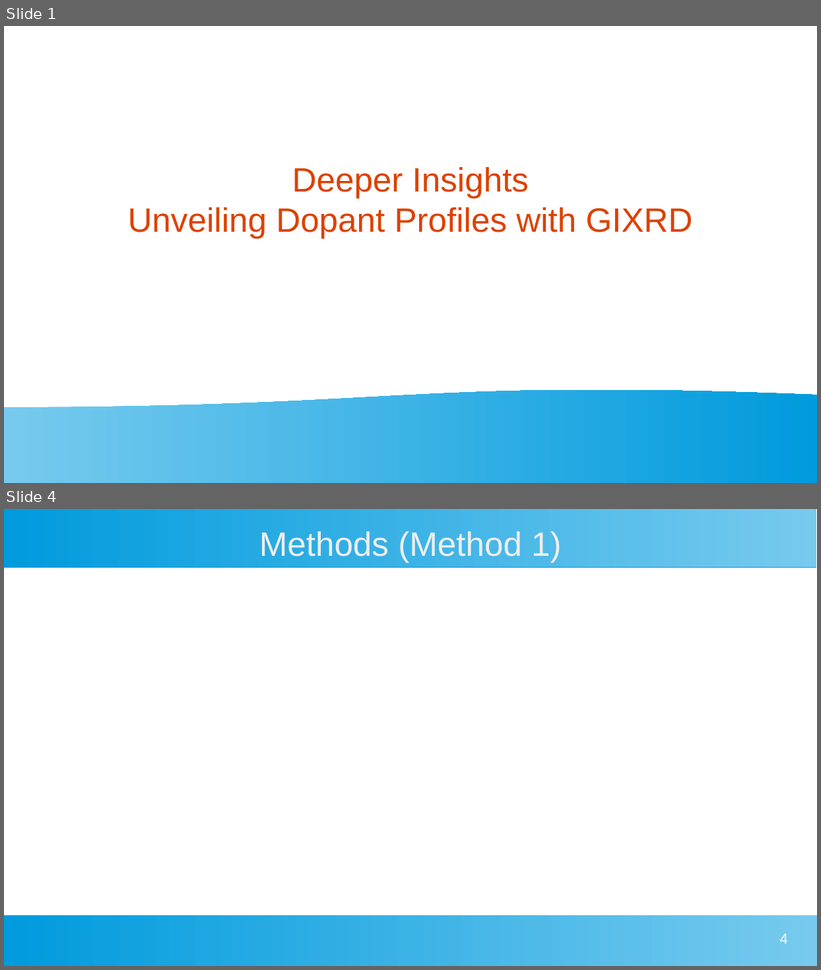
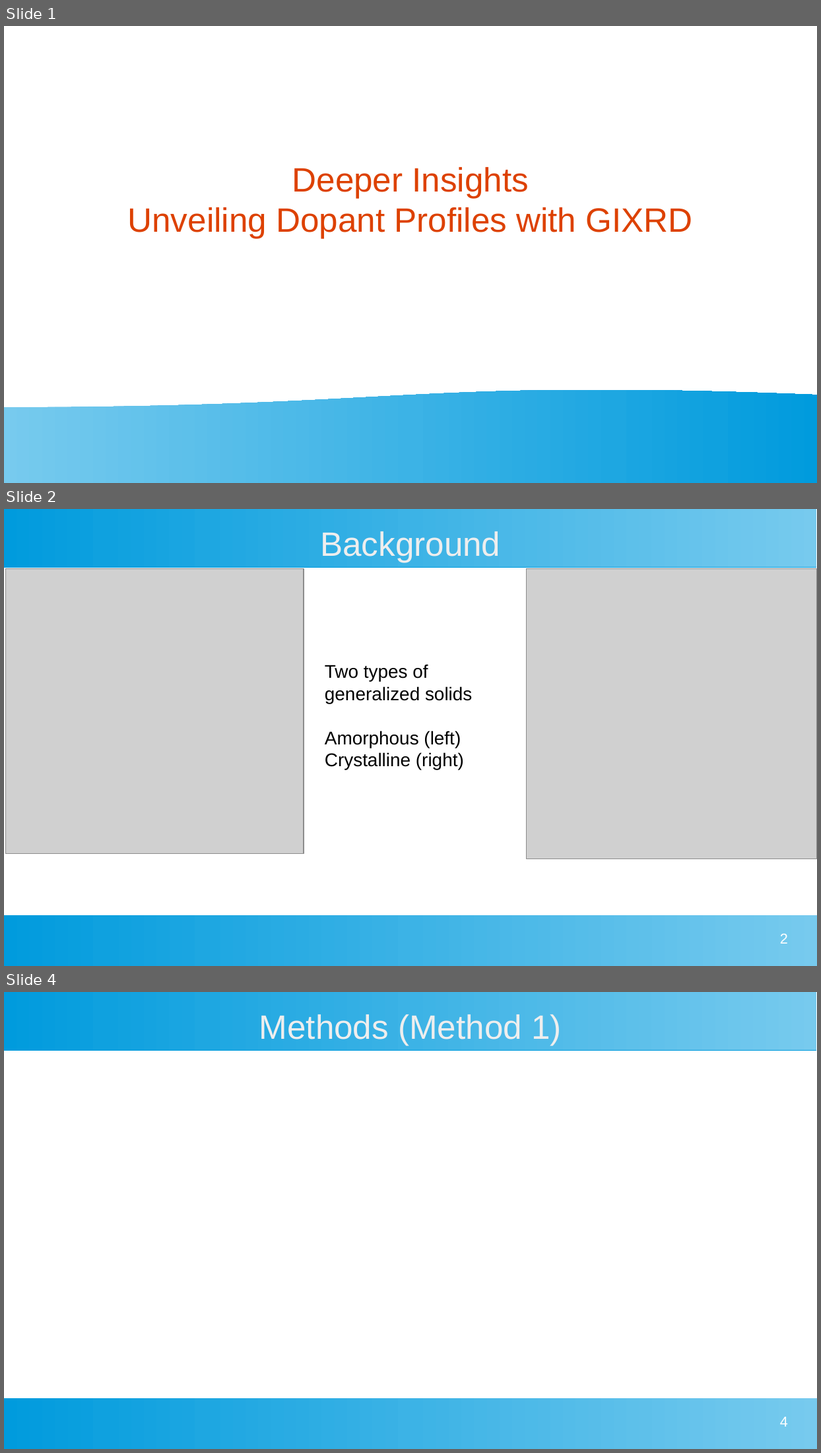
Before and after one commit to MarkS5001/GIXRD-Thesis, a slide deck: Thesis Defense Presentation.odp. Shown one above the other, each under a label of ours: slides 1 and 4 before the commit, slides 1, 2 and 4 after it; the slides between them are not shown. The pictures are 821x970 and 821x1453 pixels, drawn with LibreOffice and Linux fonts; fonts in the diff are those of the drawing; grey boxes stand for pictures. Boxes give left, top, right and bottom in pixels: in the first picture for what was removed or moved away, otherwise in the second. Text is boxed around its words. In the diff, an @@ line names an element or a change of style, - is before the commit and + after.

Commit message:
Wrote first draft of background sections

```diff
--- a/Thesis Defense Presentation.odp
+++ b/Thesis Defense Presentation.odp
@@ slide 2 added at [4, 509, 817, 966], background #FFFFFF; not listed: 2 template elements that a slide beside it also shows @@
@@ title added at [320, 531, 500, 562], 33 pt, text #EEEEEE @@
+Background
@@ picture added at [5, 569, 304, 854] @@
@@ picture added at [527, 569, 817, 859] @@
@@ text added at [325, 664, 472, 770], 18 pt, text #000000 @@
+Two types of generalized solids
+Amorphous (left)
+Crystalline (right)
@@ page number added at [780, 934, 788, 944], 14 pt, text #FFFFFF @@
+2
```
Also in this commit, not shown: 1 other slide added, 2 slides removed.
